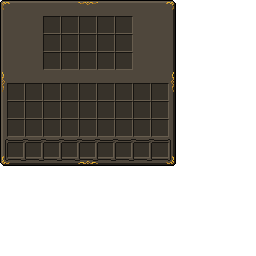
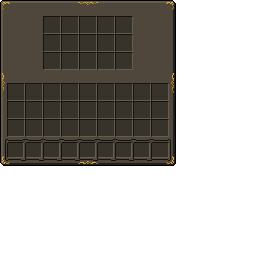
Two versions of the same layered image (256x256). Layer-by-layer changes:
renamed "background" to "te_background.png", painted on it over [2, 72, 174, 93]
